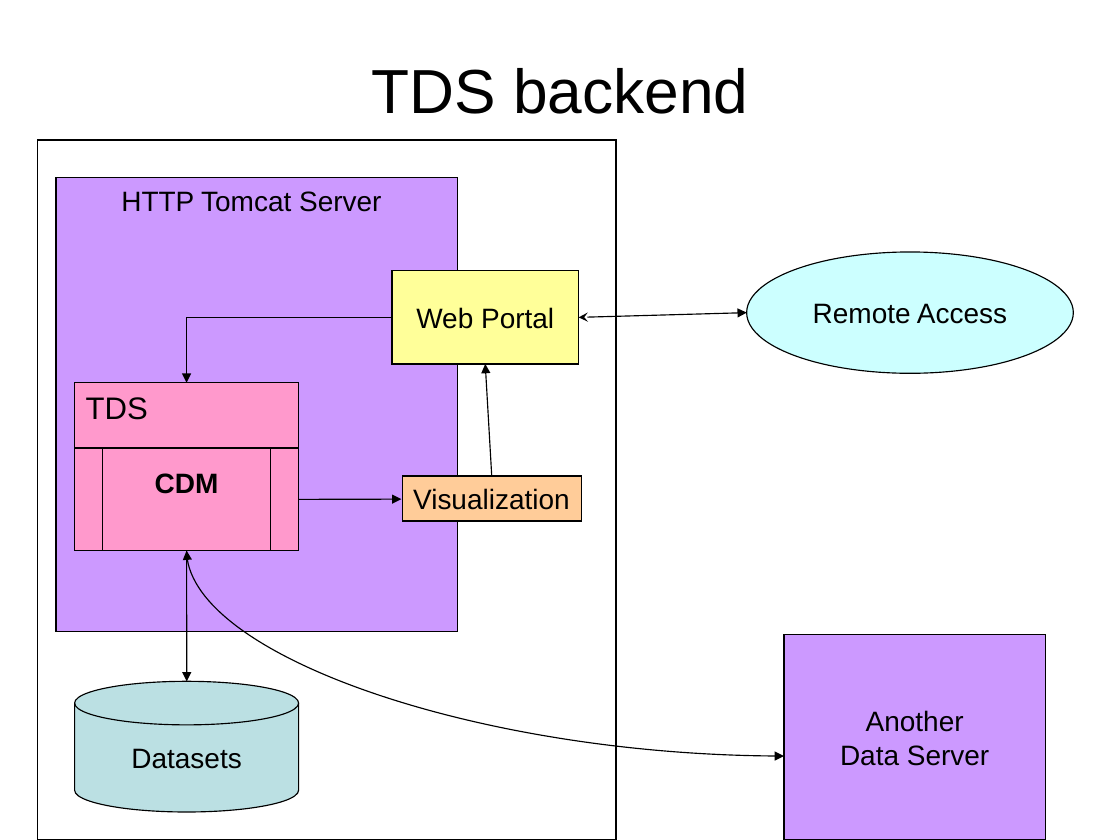
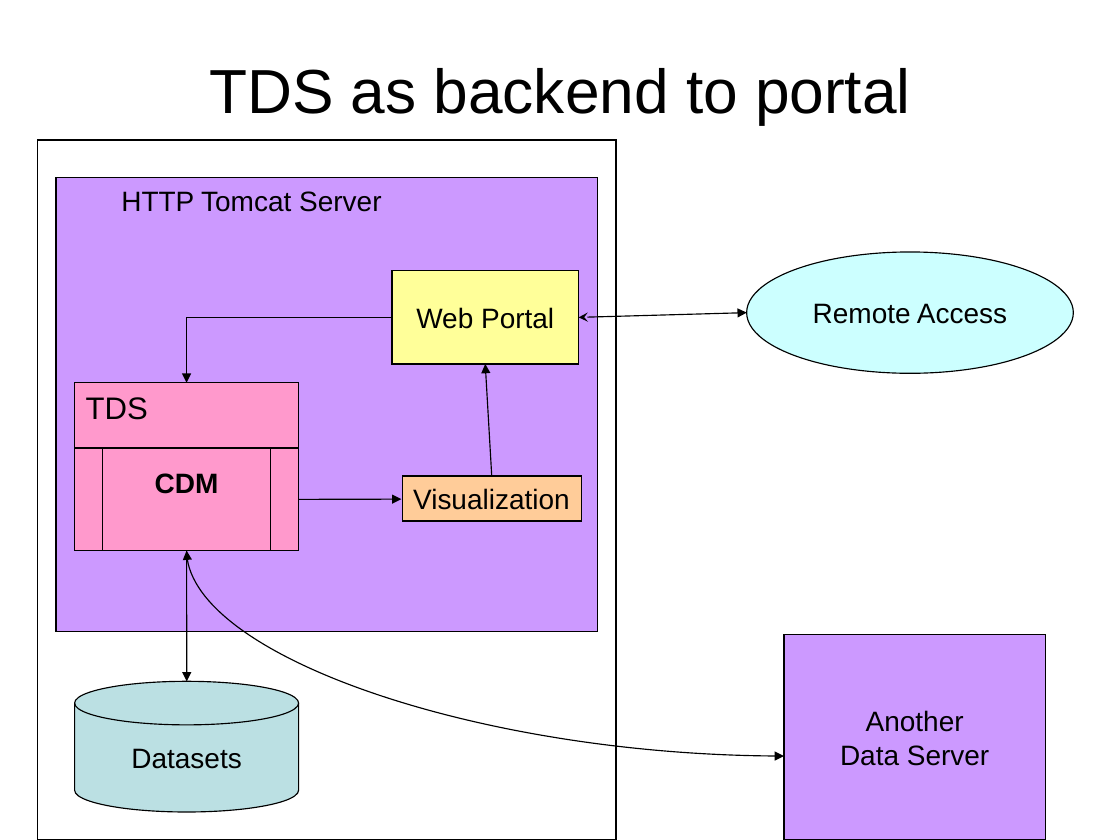
Before and after one commit to ooici-eoi/THREDDS, a slide deck: slide 32 of docs/web/thredds/tech/tutorial/TDS Data Services.ppt. Drawn at 1120x840 pixels with LibreOffice and Linux fonts; fonts in the diff are those of the drawing; background and template pictures are left out. Boxes give left, top, right and bottom in pixels: in the first picture for what was removed or moved away, otherwise in the second. Text is boxed around its words. In the diff, an @@ line names an element or a change of style, - is before the commit and + after.

```diff
--- a/docs/web/thredds/tech/tutorial/TDS Data Services.ppt
+++ b/docs/web/thredds/tech/tutorial/TDS Data Services.ppt
@@ title at <box>209,68,910,124</box>: text changed @@
-TDS backend
+TDS as backend to portal
@@ rectangle "HTTP Tomcat Server": place and size @@
-rectangle "HTTP Tomcat Server" at <box>56,177,457,631</box>
+rectangle "HTTP Tomcat Server" at <box>56,177,597,631</box>
```
Also in this commit, not shown: 5 other slides changed, 4 other files.
